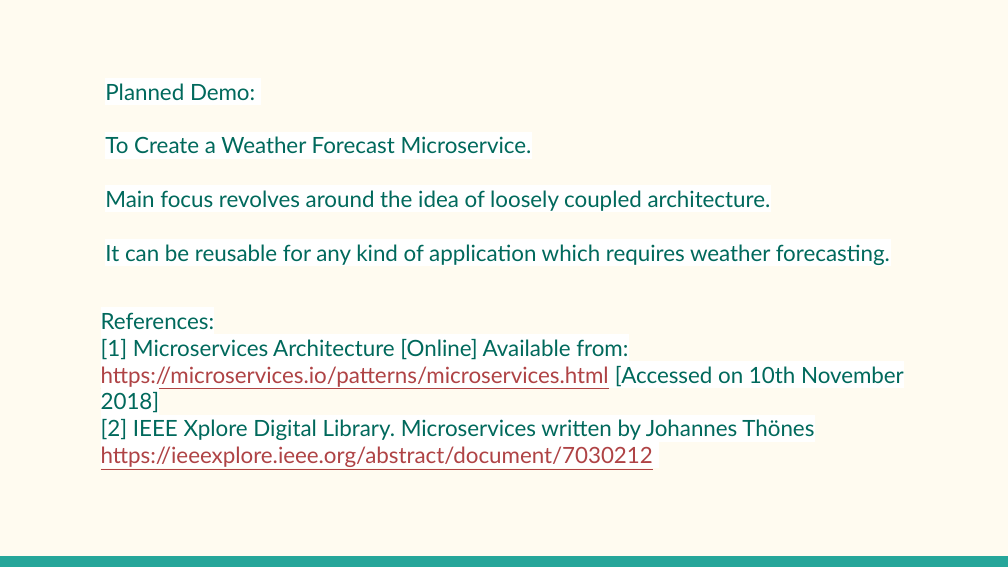
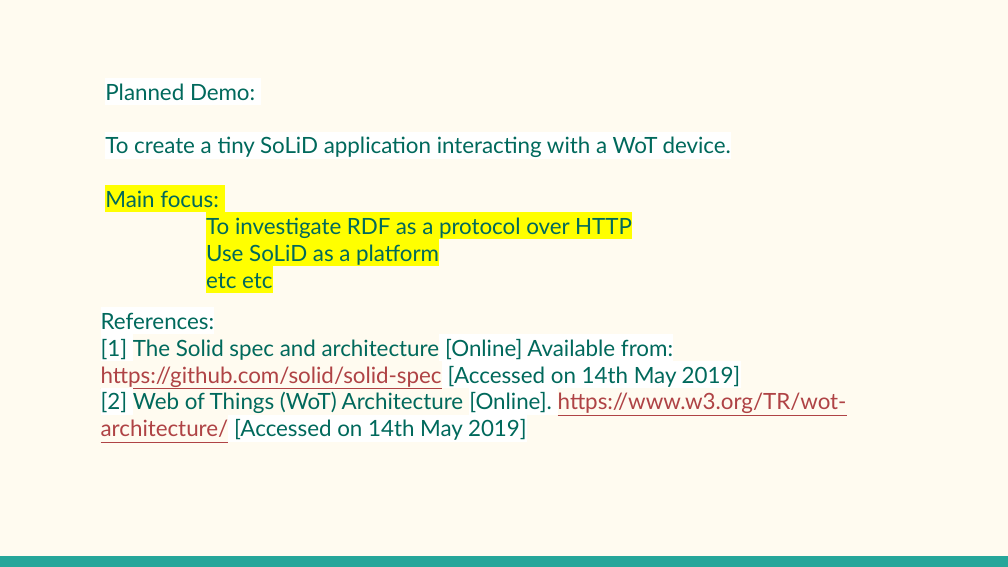
Before and after one commit to shovradas/solid-wot, a slide deck: slide 3 of presentation-phase0-v0.pptx. Drawn at 1008x567 pixels with LibreOffice and Linux fonts; fonts in the diff are those of the drawing. Boxes give left, top, right and bottom in pixels: in the first picture for what was removed or moved away, otherwise in the second. Text is boxed around its words. In the diff, an @@ line names an element or a change of style, - is before the commit and + after.

```diff
--- a/presentation-phase0-v0.pptx
+++ b/presentation-phase0-v0.pptx
@@ title at [105,136,731,288]: text changed @@
-To Create a Weather Forecast Microservice.
-Main focus revolves around the idea of loosely coupled architecture.
-It can be reusable for any kind of application which requires weather forecasting.
+To create a tiny SoLiD application interacting with a WoT device.
+Main focus:
+To investigate RDF as a protocol over HTTP
+Use SoLiD as a platform
+etc etc
@@ text at [101,339,847,440]: text changed @@
-[1] Microservices Architecture [Online] Available from: https://microservices.io/patterns/microservices.html [Accessed on 10th November 2018]
-[2] IEEE Xplore Digital Library. Microservices written by Johannes Thönes https://ieeexplore.ieee.org/abstract/document/7030212
+[1] The Solid spec and architecture [Online] Available from: https://github.com/solid/solid-spec [Accessed on 14th May 2019]
+[2] Web of Things (WoT) Architecture [Online]. https://www.w3.org/TR/wot-architecture/ [Accessed on 14th May 2019]
```
Also in this commit, not shown: 1 other slide changed, 1 slide added, 1 slide removed, 4 other files.
